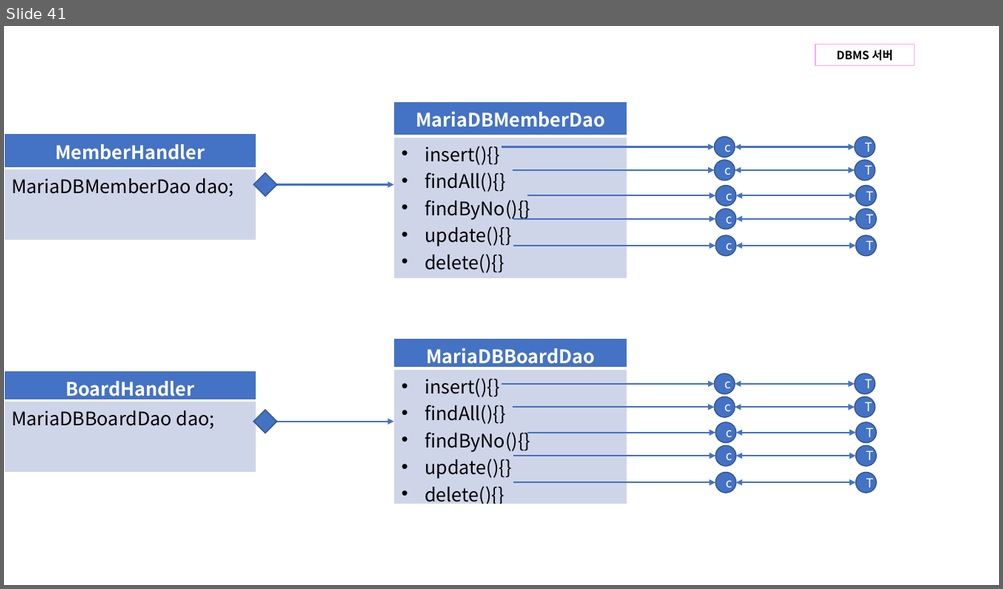
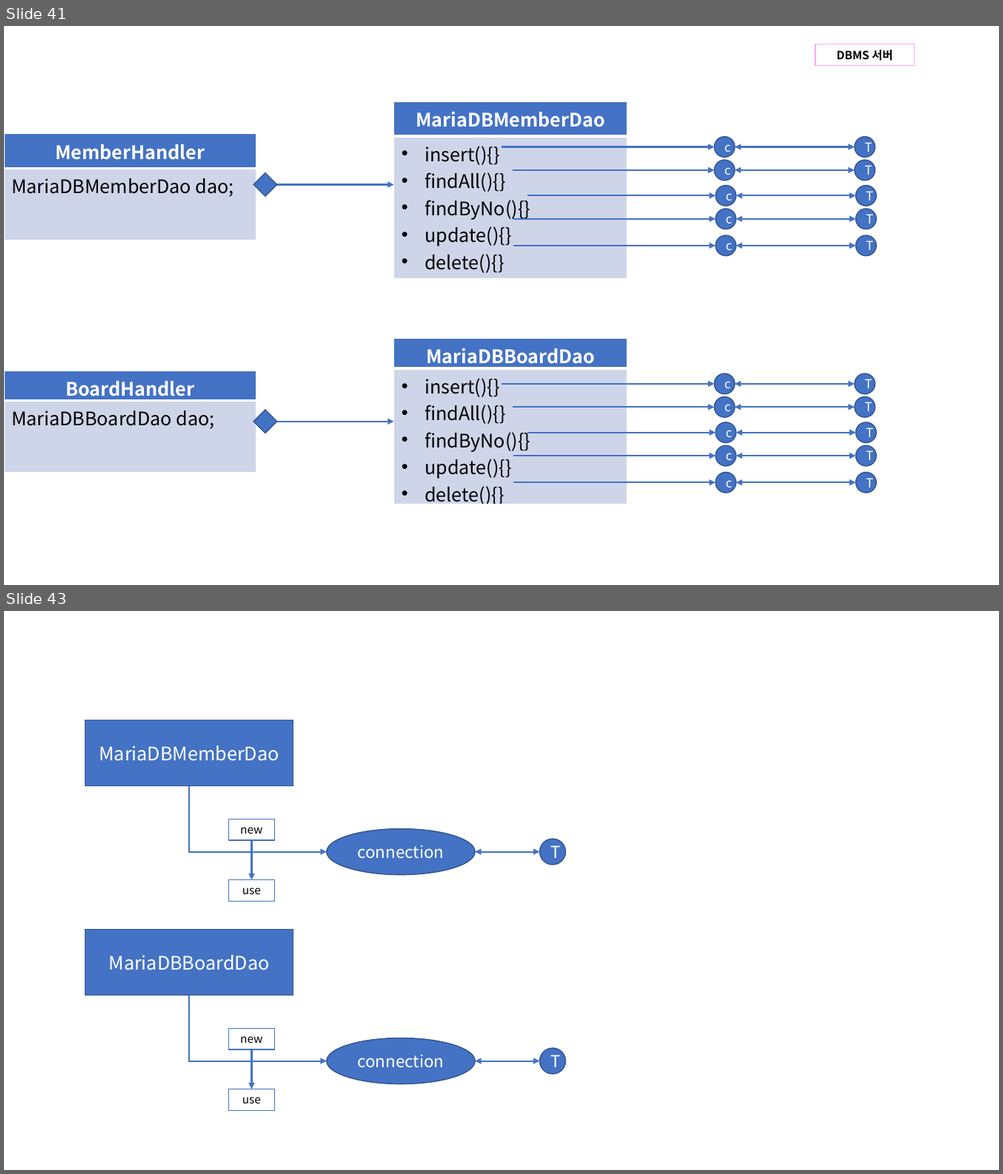
Before and after one commit to Dingadung/2022-study-workspace, a slide deck: study-note/데이터베이스/2022-09-08 내용정리.pptx. Shown one above the other, each under a label of ours: slide 41 before the commit, slides 41 and 43 after it; the slides between them are not shown. The pictures are 1003x589 and 1003x1174 pixels, drawn with LibreOffice and Linux fonts; fonts in the diff are those of the drawing. Boxes give left, top, right and bottom in pixels: in the first picture for what was removed or moved away, otherwise in the second. Text is boxed around its words. In the diff, an @@ line names an element or a change of style, - is before the commit and + after.

```diff
--- a/study-note/데이터베이스/2022-09-08 내용정리.pptx
+++ b/study-note/데이터베이스/2022-09-08 내용정리.pptx
@@ slide 43 added at bbox=[4, 611, 999, 1170], background #FFFFFF @@
@@ rectangle added at bbox=[85, 720, 293, 786], fill #4472C4, outline #325491 1 pt, 18 pt, text #FFFFFF @@
+MariaDBMemberDao
@@ elbow arrow added from (189, 786) to (327, 852), #4472C4 1.5 pt @@
@@ rectangle added at bbox=[228, 819, 274, 841], fill #FFFFFF, outline #4472C4 1 pt, 11 pt, text #000000 @@
+new
@@ ellipse added at bbox=[327, 829, 475, 875], fill #4472C4, outline #325491 1 pt, 16 pt, text #FFFFFF @@
+connection
@@ arrow added from (252, 841) to (252, 880), #4472C4 1.5 pt @@
@@ double arrow added from (475, 852) to (540, 852), #4472C4 1.5 pt @@
@@ ellipse added at bbox=[540, 840, 566, 866], fill #4472C4, outline #325491 1 pt, 16 pt, text #FFFFFF @@
+T
@@ rectangle added at bbox=[228, 880, 274, 902], fill #FFFFFF, outline #4472C4 1 pt, 11 pt, text #000000 @@
+use
@@ rectangle added at bbox=[85, 930, 293, 996], fill #4472C4, outline #325491 1 pt, 18 pt, text #FFFFFF @@
+MariaDBBoardDao
@@ elbow arrow added from (189, 996) to (327, 1062), #4472C4 1.5 pt @@
@@ rectangle added at bbox=[228, 1029, 274, 1051], fill #FFFFFF, outline #4472C4 1 pt, 11 pt, text #000000 @@
+new
@@ arrow added from (252, 1050) to (252, 1089), #4472C4 1.5 pt @@
@@ ellipse added at bbox=[327, 1039, 475, 1085], fill #4472C4, outline #325491 1 pt, 16 pt, text #FFFFFF @@
+connection
@@ ellipse added at bbox=[540, 1048, 566, 1074], fill #4472C4, outline #325491 1 pt, 16 pt, text #FFFFFF @@
+T
@@ double arrow added from (475, 1062) to (540, 1062), #4472C4 1.5 pt @@
@@ rectangle added at bbox=[228, 1089, 274, 1111], fill #FFFFFF, outline #4472C4 1 pt, 11 pt, text #000000 @@
+use
```
Also in this commit, not shown: 5 other slides added, 5 slides removed, 1 other file.
